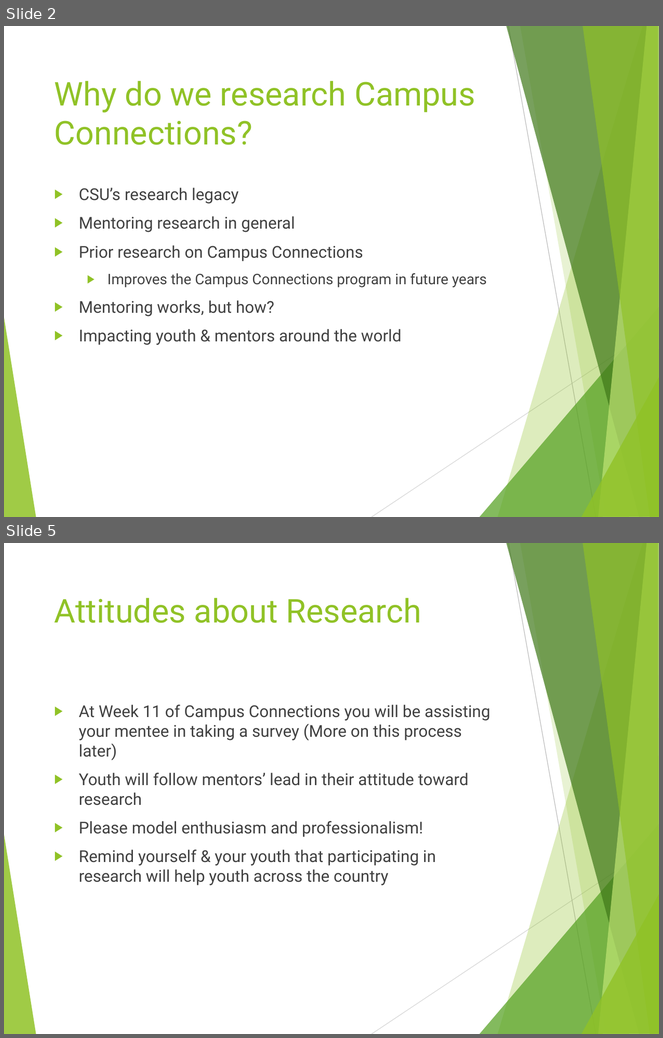
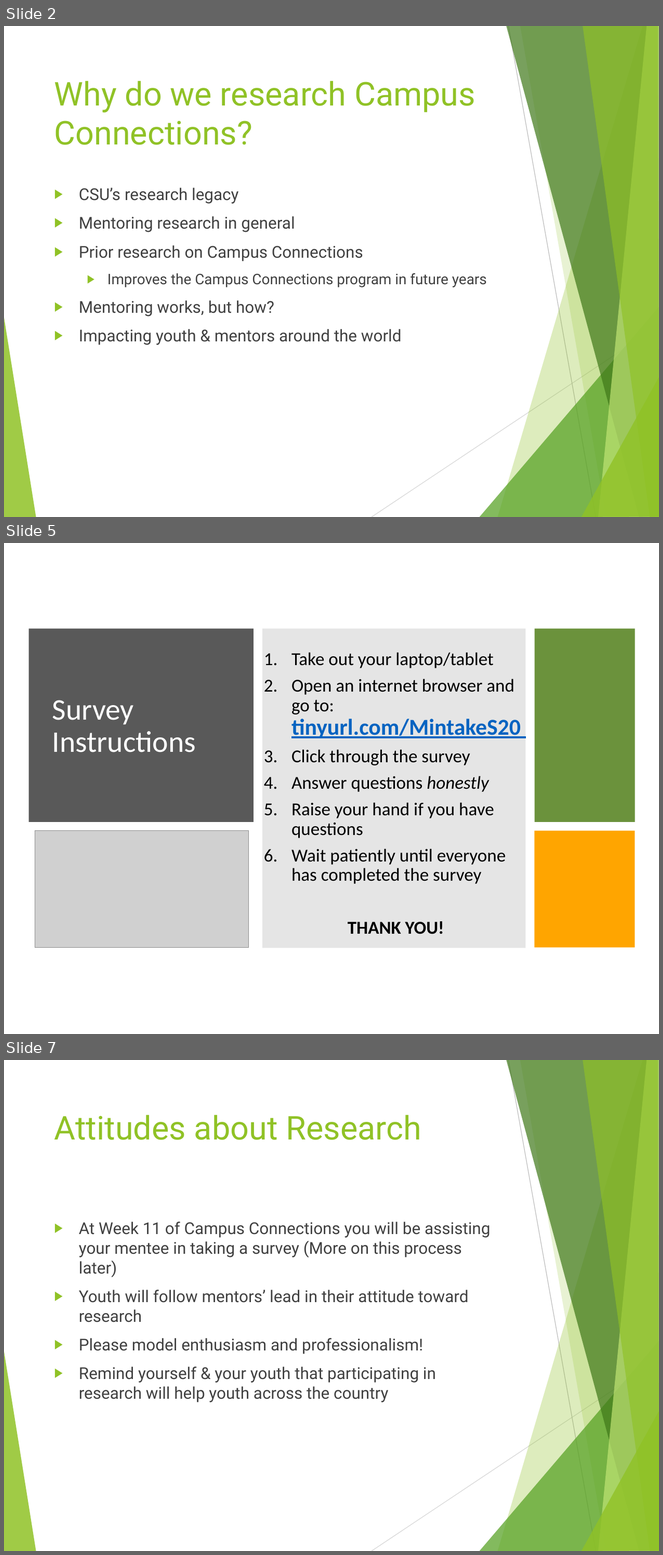
Before and after one commit to ndyetz/Campus_Connections, a slide deck: Other/Research presentation for mentors.pptx. Shown one above the other, each under a label of ours: slides 2 and 5 before the commit, slides 2, 5 and 7 after it; the slides between them are not shown. The pictures are 663x1038 and 663x1555 pixels, drawn with LibreOffice and Linux fonts; fonts in the diff are those of the drawing; grey boxes stand for pictures. Boxes give left, top, right and bottom in pixels: in the first picture for what was removed or moved away, otherwise in the second. Text is boxed around its words. In the diff, an @@ line names an element or a change of style, - is before the commit and + after.

```diff
--- a/Other/Research presentation for mentors.pptx
+++ b/Other/Research presentation for mentors.pptx
@@ slide 5 added at box(4, 543, 659, 1034), background #FFFFFF @@
@@ rectangle added at box(29, 629, 254, 823), fill #595959 @@
@@ rectangle added at box(263, 629, 526, 949), fill #808080 at 20% opacity @@
@@ rectangle added at box(535, 629, 635, 823), fill #6B923C @@
@@ text added at box(292, 652, 521, 935), 20 pt, text #000000 @@
+1. Take out your laptop/tablet
+2. Open an internet browser and go to: tinyurl.com/MintakeS20
+3. Click through the survey
+4. Answer questions honestly
+5. Raise your hand if you have questions
+6. Wait patiently until everyone has completed the survey
+THANK YOU!
@@ title added at box(52, 700, 196, 753), 33 pt, text #FFFFFF @@
+Survey Instructions
@@ picture added at box(35, 831, 248, 947) @@
@@ rectangle added at box(535, 831, 635, 947), fill #FFA500 @@
@@ what was slide 5 is now slide 7 @@
```
Also in this commit, not shown: 3 slides changed, 1 slide removed, 5 other files.
